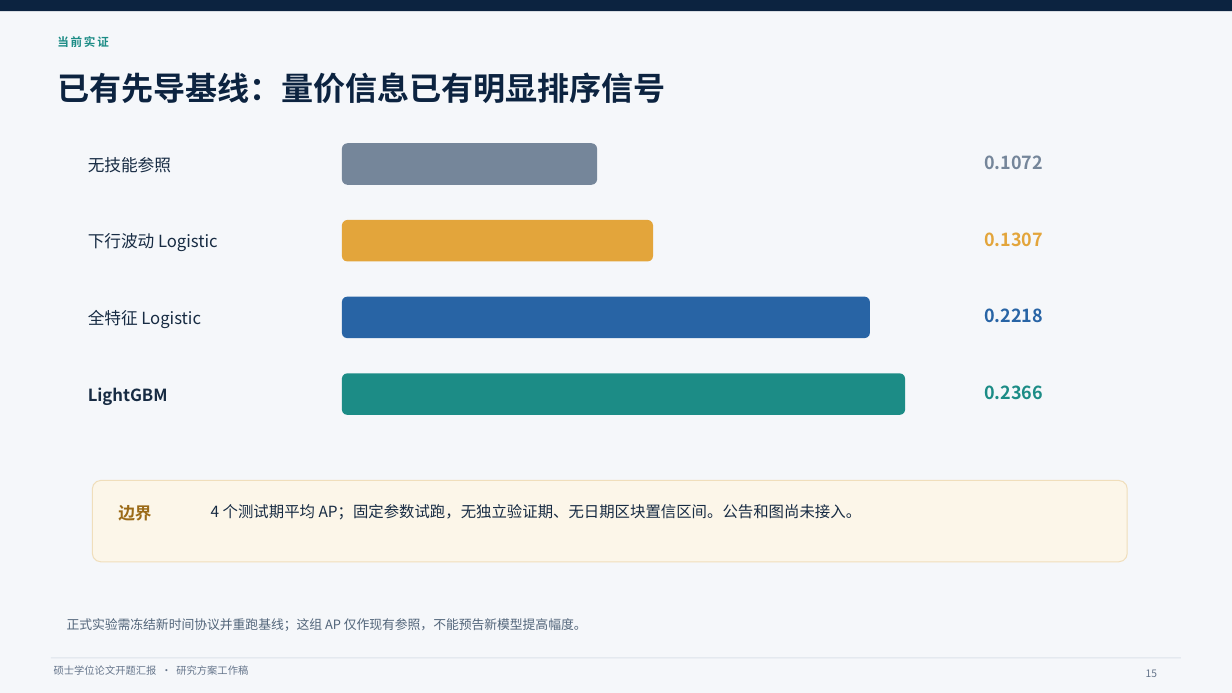
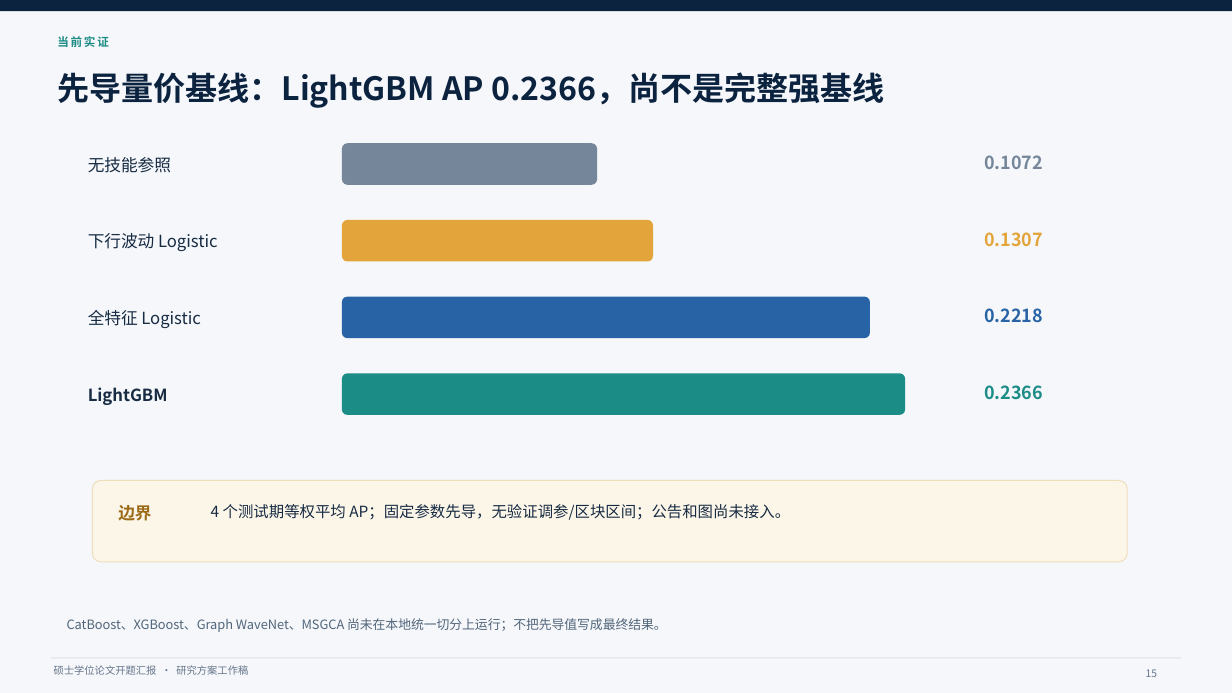
Before and after one commit to QiuKunYuan/llm-event-tail-risk-, a slide deck: slide 15 of docs/开题报告/开题答辩汇报.pptx. Drawn at 1232x693 pixels with LibreOffice and Linux fonts; fonts in the diff are those of the drawing. Boxes give left, top, right and bottom in pixels: in the first picture for what was removed or moved away, otherwise in the second. Text is boxed around its words. In the diff, an @@ line names an element or a change of style, - is before the commit and + after.

```diff
--- a/docs/开题报告/开题答辩汇报.pptx
+++ b/docs/开题报告/开题答辩汇报.pptx
@@ text at (x1=57, y1=72, x2=884, y2=108): text changed @@
-已有先导基线：量价信息已有明显排序信号
+先导量价基线：LightGBM AP 0.2366，尚不是完整强基线
@@ text at (x1=211, y1=504, x2=790, y2=520): text changed @@
-4 个测试期平均 AP；固定参数试跑，无独立验证期、无日期区块置信区间。公告和图尚未接入。
+4 个测试期等权平均 AP；固定参数先导，无验证调参/区块区间；公告和图尚未接入。
@@ text at (x1=67, y1=618, x2=667, y2=632): text changed @@
-正式实验需冻结新时间协议并重跑基线；这组 AP 仅作现有参照，不能预告新模型提高幅度。
+CatBoost、XGBoost、Graph WaveNet、MSGCA 尚未在本地统一切分上运行；不把先导值写成最终结果。
```
Also in this commit, not shown: 11 other slides changed, 14 other files.
